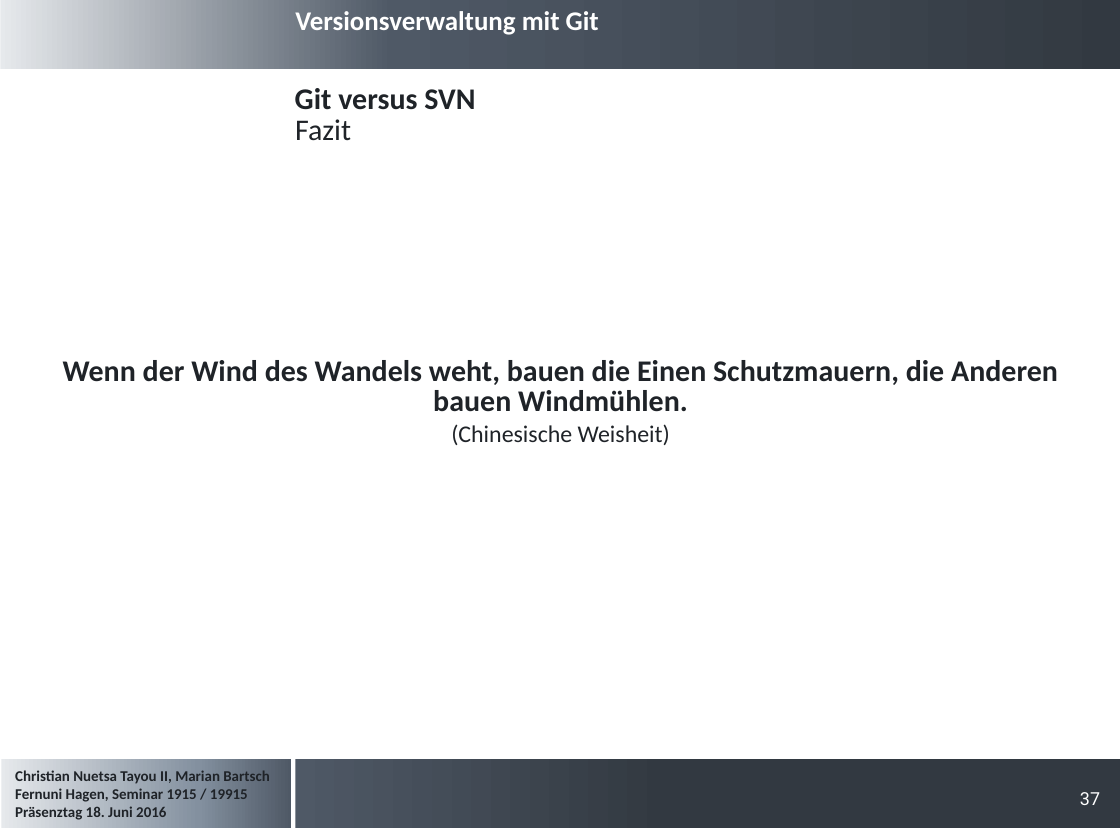
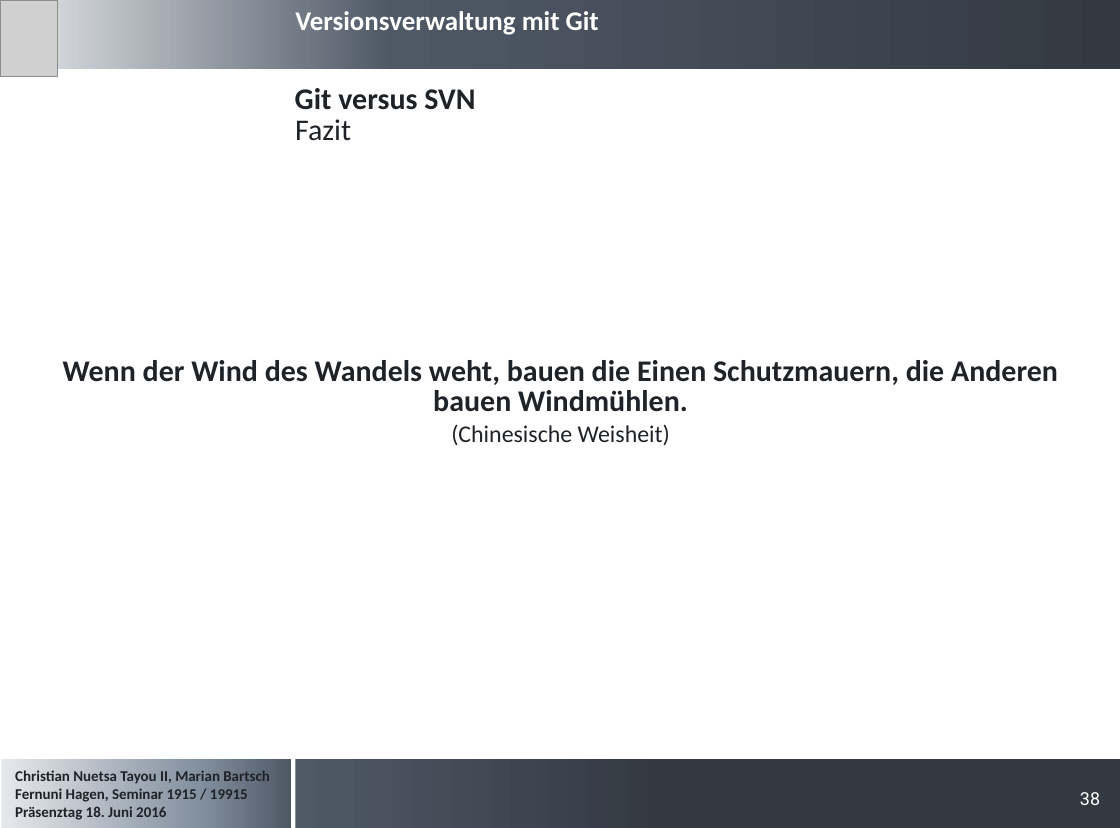
Before and after one commit to cristallin/git-project-seminar, a slide deck: slide 38 of Präsentation_Seminararbeit.pptx (slide 37 before the commit). Drawn at 1120x828 pixels with LibreOffice and Linux fonts; fonts in the diff are those of the drawing; grey boxes stand for pictures; background and template pictures are left out. Boxes give left, top, right and bottom in pixels: in the first picture for what was removed or moved away, otherwise in the second. Text is boxed around its words. In the diff, an @@ line names an element or a change of style, - is before the commit and + after.

```diff
--- a/Präsentation_Seminararbeit.pptx
+++ b/Präsentation_Seminararbeit.pptx
@@ picture added at box(0, 0, 57, 77) @@
@@ page number at box(1080, 792, 1100, 805): text changed @@
-37
+38
```
Also in this commit, not shown: 2 other slides changed, 2 slides added.
